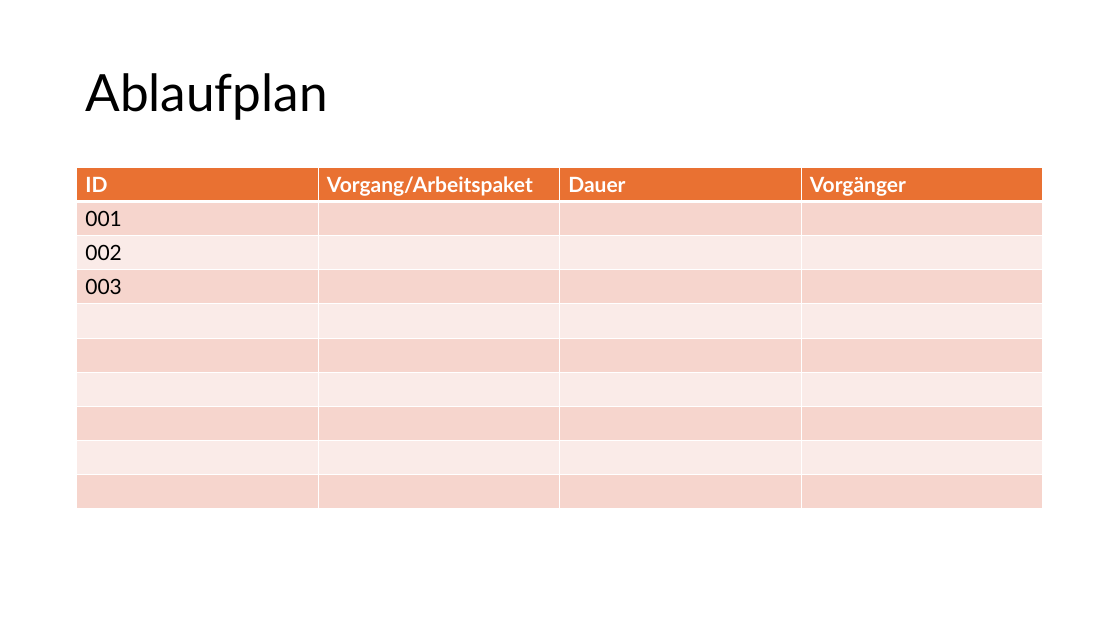
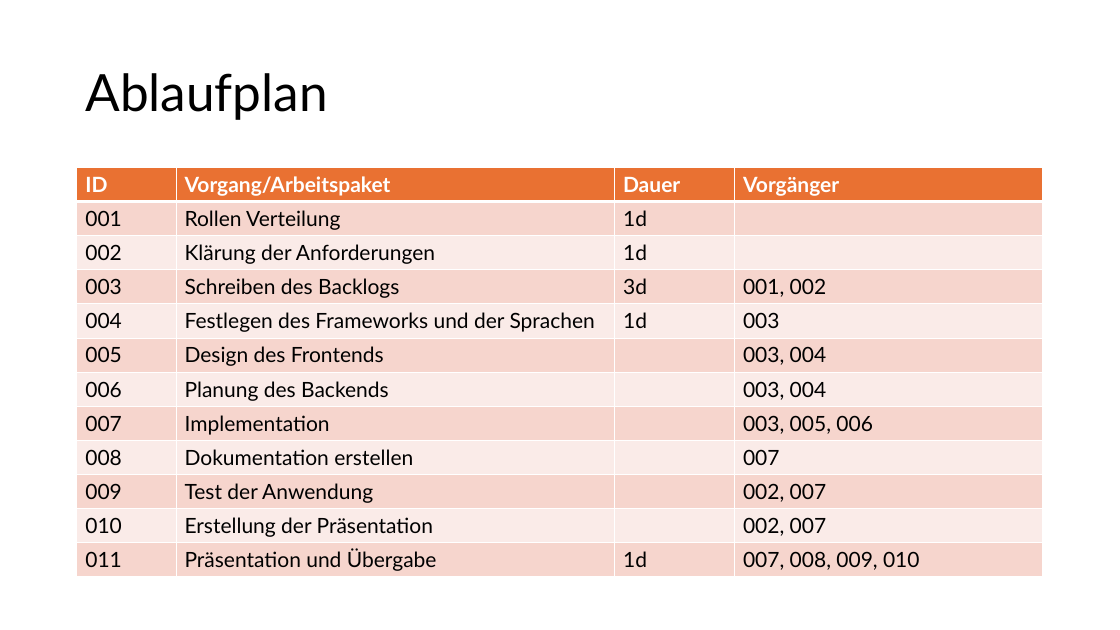
Before and after one commit to GilbertBckr/BullshitBingo, a slide deck: slide 6 of project_managment/Presentation.pptx. Drawn at 1120x630 pixels with LibreOffice and Linux fonts; fonts in the diff are those of the drawing. Boxes give left, top, right and bottom in pixels: in the first picture for what was removed or moved away, otherwise in the second. Text is boxed around its words. In the diff, an @@ line names an element or a change of style, - is before the commit and + after.

```diff
--- a/project_managment/Presentation.pptx
+++ b/project_managment/Presentation.pptx
@@ table at (x1=77, y1=168, x2=1044, y2=577) @@
-row 2: 001 |  |  | 
-row 3: 002 |  |  | 
-row 4: 003 |  |  | 
-row 5:  |  |  | 
-row 6:  |  |  | 
-row 7:  |  |  | 
-row 8:  |  |  | 
-row 9:  |  |  | 
-row 10:  |  |  | 
+row 2: 001 | Rollen Verteilung | 1d | 
+row 3: 002 | Klärung der Anforderungen | 1d | 
+row 4: 003 | Schreiben des Backlogs | 3d | 001, 002
+row 5: 004 | Festlegen des Frameworks und der Sprachen | 1d | 003
+row 6: 005 | Design des Frontends |  | 003, 004
+row 7: 006 | Planung des Backends |  | 003, 004
+row 8: 007 | Implementation |  | 003, 005, 006
+row 9: 008 | Dokumentation erstellen |  | 007
+row 10: 009 | Test der Anwendung |  | 002, 007
+row 11: 010 | Erstellung der Präsentation |  | 002, 007
+row 12: 011 | Präsentation und Übergabe | 1d | 007, 008, 009, 010
```
Also in this commit, not shown: 1 other slide changed, 1 slide added, 1 other file.
